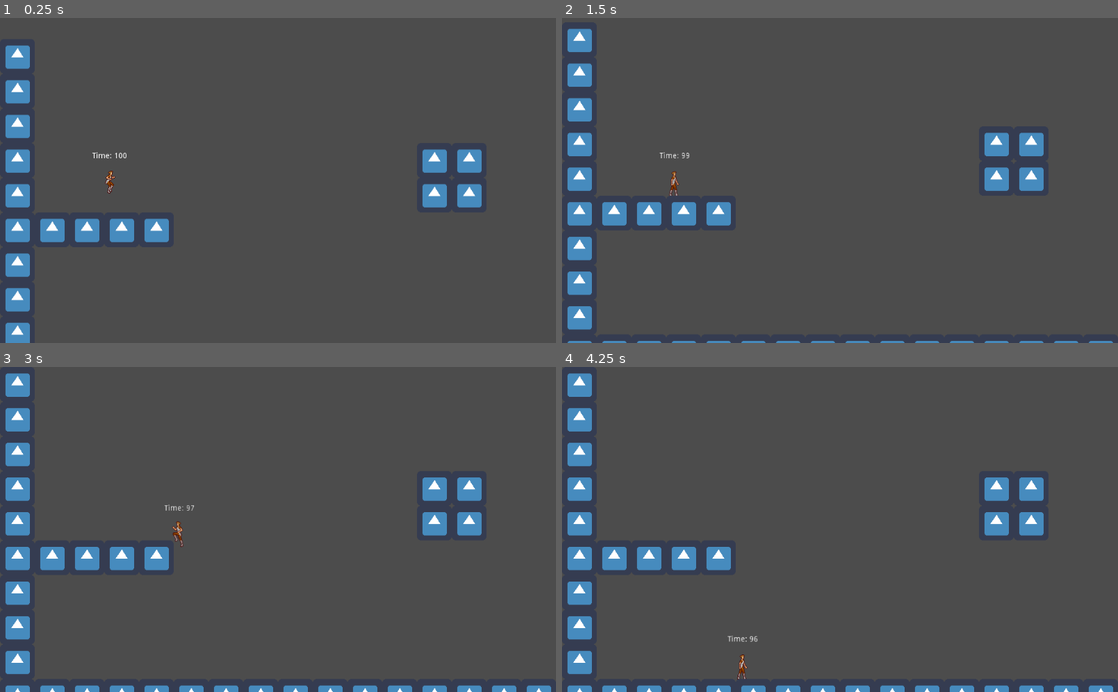
Above: before the commit, frames 1-4 (two rows, left to right).
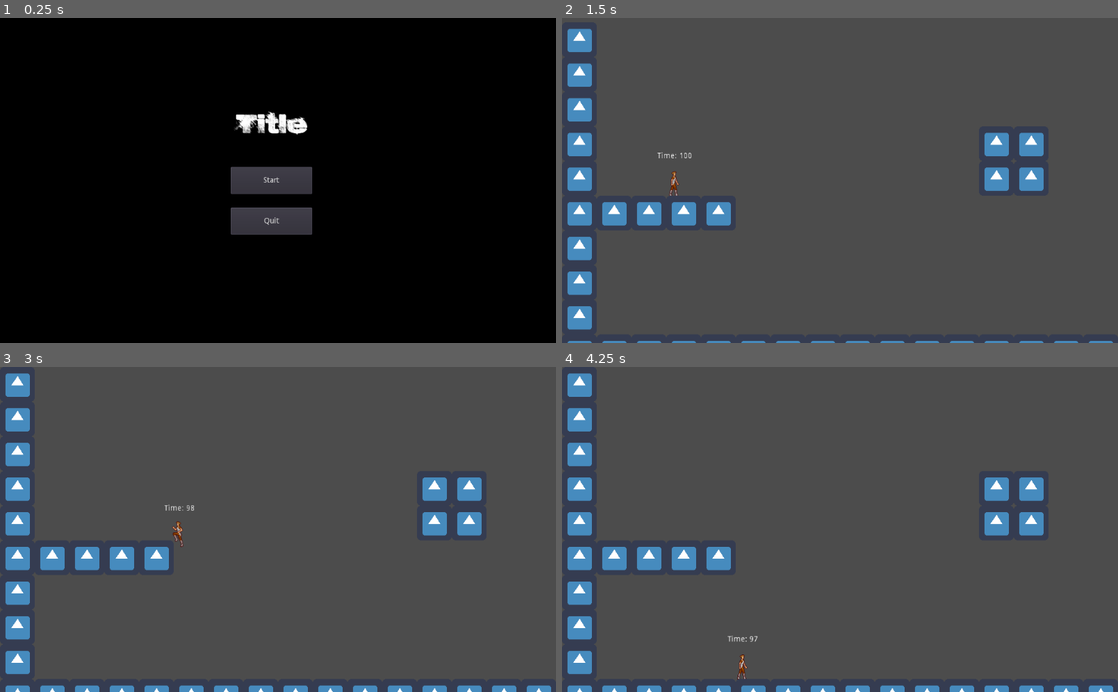
Above: after the commit, the same moments.

Repository: iammdavid/Final-Project
Game: Godot game, scene res://UI/Start_Game.tscn
Two runs of this game, one before a commit and one after it. Both use one fixed random seed, a clock stepped at 60 frames per second and the inputs below. Before the commit the project starts from res://Game.tscn. The engine's default icon, where the game draws it, is replaced by a stand-in: a white triangle on a blue panel in a dark square. Sound files missing from this copy of the repository are replaced by a short silence.
Inputs (mouse positions are in pixels of both pictures, inside the frame that each line leads up to):
- Up to frame 1 (0.25 s): no input
- Up to frame 2 (1.5 s): click (834, 180) at 0.5 s, where only the run after the commit has a clickable "Start"; tap Enter at 1.25 s; hold D (right) from 1.28 s (still down)
- Up to frame 3 (3 s): tap Space (jump) at 1.52, 2.27 s; release D (right) at 2.78 s; hold A (left) from 2.78 s (still down)
- Up to frame 4 (4.25 s): release A (left) at 3.53 s; hold D (right) from 3.53 s (still down); tap Space (jump) at 3.77 s

The runs differ from the first frame. In frame 1, 98% of the frame differs, in the area x 0-100%, y 0-100%; in frame 2, less than 0.1%; in frame 3, less than 0.1%; in frame 4, less than 0.1%.

Commit message:
just added some music

Diff:
--- a/Game.tscn
+++ b/Game.tscn
@@ -9,6 +9,7 @@
 [ext_resource path="res://Player/Falling.gd" type="Script" id=7]
 [ext_resource path="res://Player/Jumping.gd" type="Script" id=8]
 [ext_resource path="res://Player/Moving_and_Jumping.gd" type="Script" id=9]
+[ext_resource path="res://Assets/Boss Fight.ogg" type="AudioStream" id=10]
 
 [sub_resource type="AtlasTexture" id=1]
 flags = 4
@@ -142,6 +143,10 @@
 position = Vector2( 200, 200 )
 script = ExtResource( 3 )
 
+[node name="Music" type="AudioStreamPlayer" parent="Player"]
+stream = ExtResource( 10 )
+autoplay = true
+
 [node name="Countdown" type="Label" parent="Player"]
 margin_left = -36.1863
 margin_top = -64.0167
@@ -194,6 +199,5 @@
 format = 1
 tile_data = PoolIntArray( 0, 0, 0, 58, 0, 0, 65536, 0, 0, 65594, 0, 0, 131072, 0, 0, 131124, 0, 0, 131130, 0, 0, 196608 …(1576 unchanged characters)…
 
-[node name="AudioStreamPlayer" type="AudioStreamPlayer" parent="."]
-
+[connection signal="finished" from="Player/Music" to="Player" method="_on_AudioStreamPlayer_finished"]
 [connection signal="timeout" from="Player/Timer" to="Player" method="_on_Timer_timeout"]
--- a/Player/Player.gd
+++ b/Player/Player.gd
@@ -41,3 +41,6 @@
 	if $AnimatedSprite.animation == anim: return
 	if $AnimatedSprite.frames.has_animation(anim): $AnimatedSprite.play(anim)
 	else: $AnimatedSprite.play()
+
+func _on_AudioStreamPlayer_finished():
+	$Music.play()
--- /dev/null
+++ b/UI/Start_Game.tscn
@@ -0,0 +1,64 @@
+[gd_scene load_steps=4 format=2]
+
+[ext_resource path="res://UI/Game_Over.gd" type="Script" id=1]
+[ext_resource path="res://Assets/BloodstainPersonalUseBold-1GM30.ttf" type="DynamicFontData" id=2]
+
+[sub_resource type="DynamicFont" id=1]
+size = 64
+font_data = ExtResource( 2 )
+
+[node name="Game_Over" type="Control"]
+anchor_right = 1.0
+anchor_bottom = 1.0
+script = ExtResource( 1 )
+__meta__ = {
+"_edit_use_anchors_": false
+}
+
+[node name="ColorRect" type="ColorRect" parent="."]
+margin_left = -447.0
+margin_top = -180.0
+margin_right = 1746.0
+margin_bottom = 975.0
+size_flags_horizontal = 3
+size_flags_vertical = 3
+color = Color( 0, 0, 0, 1 )
+__meta__ = {
+"_edit_use_anchors_": false
+}
+
+[node name="Label" type="Label" parent="."]
+margin_left = 250.0
+margin_top = 100.0
+margin_right = 750.0
+margin_bottom = 300.0
+custom_fonts/font = SubResource( 1 )
+custom_colors/font_color = Color( 1, 1, 1, 1 )
+custom_colors/font_outline_modulate = Color( 1, 1, 1, 1 )
+custom_colors/font_color_shadow = Color( 1, 1, 1, 1 )
+text = "Title"
+align = 1
+valign = 1
+__meta__ = {
+"_edit_use_anchors_": false
+}
+
+[node name="Restart" type="Button" parent="."]
+margin_left = 425.0
+margin_top = 275.0
+margin_right = 575.0
+margin_bottom = 325.0
+text = "Start"
+
+[node name="Quit" type="Button" parent="."]
+margin_left = 425.0
+margin_top = 350.0
+margin_right = 575.0
+margin_bottom = 400.0
+text = "Quit"
+__meta__ = {
+"_edit_use_anchors_": false
+}
+
+[connection signal="pressed" from="Restart" to="." method="_on_Restart_pressed"]
+[connection signal="pressed" from="Quit" to="." method="_on_Quit_pressed"]
--- a/project.godot
+++ b/project.godot
@@ -15,7 +15,7 @@
 [application]
 
 config/name="State Machine"
-run/main_scene="res://Game.tscn"
+run/main_scene="res://UI/Start_Game.tscn"
 config/icon="res://icon.png"
 
 [autoload]
Not shown: 1 places in Game.tscn that only renumber resources
Not shown, added: Assets/Boss Fight.ogg
